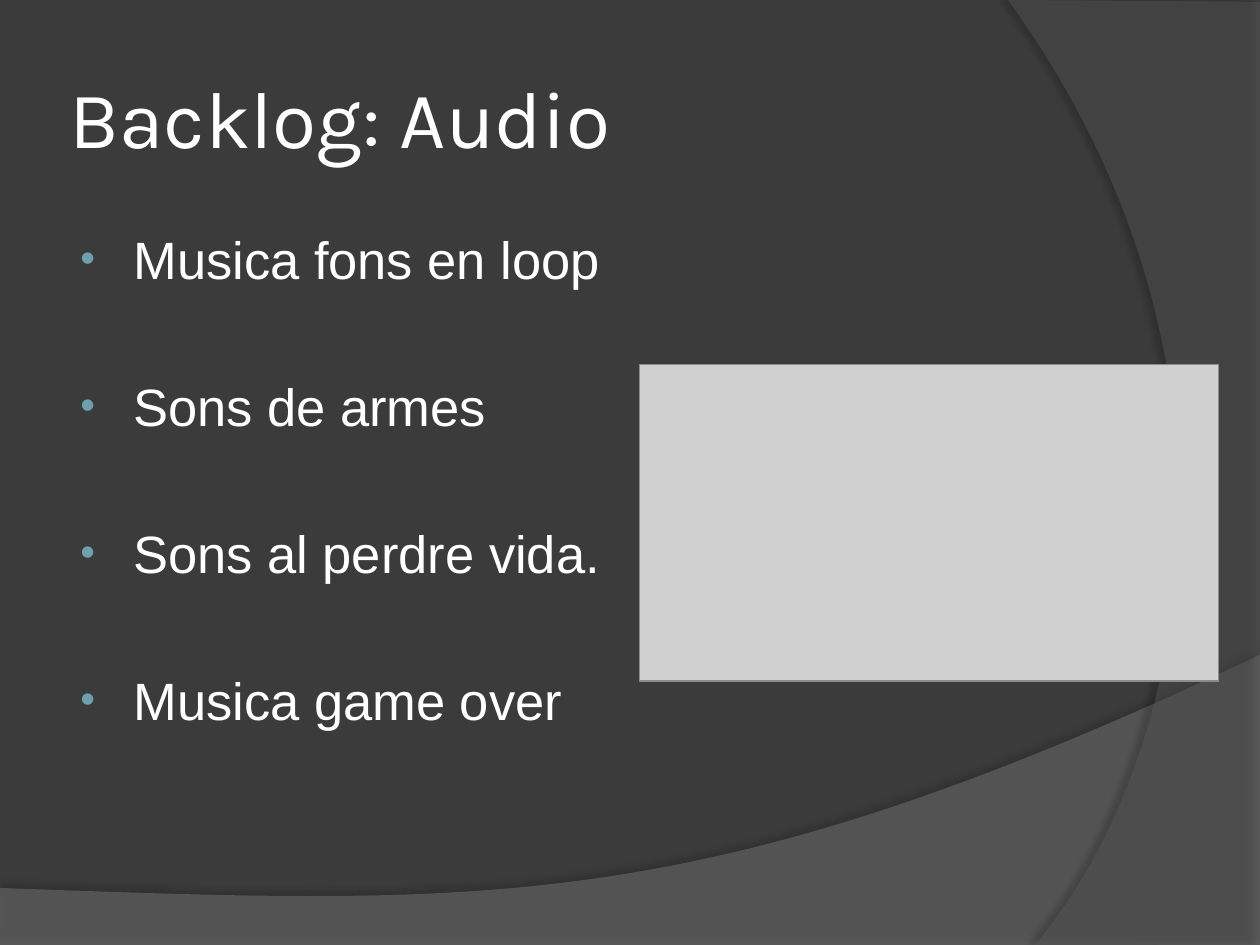
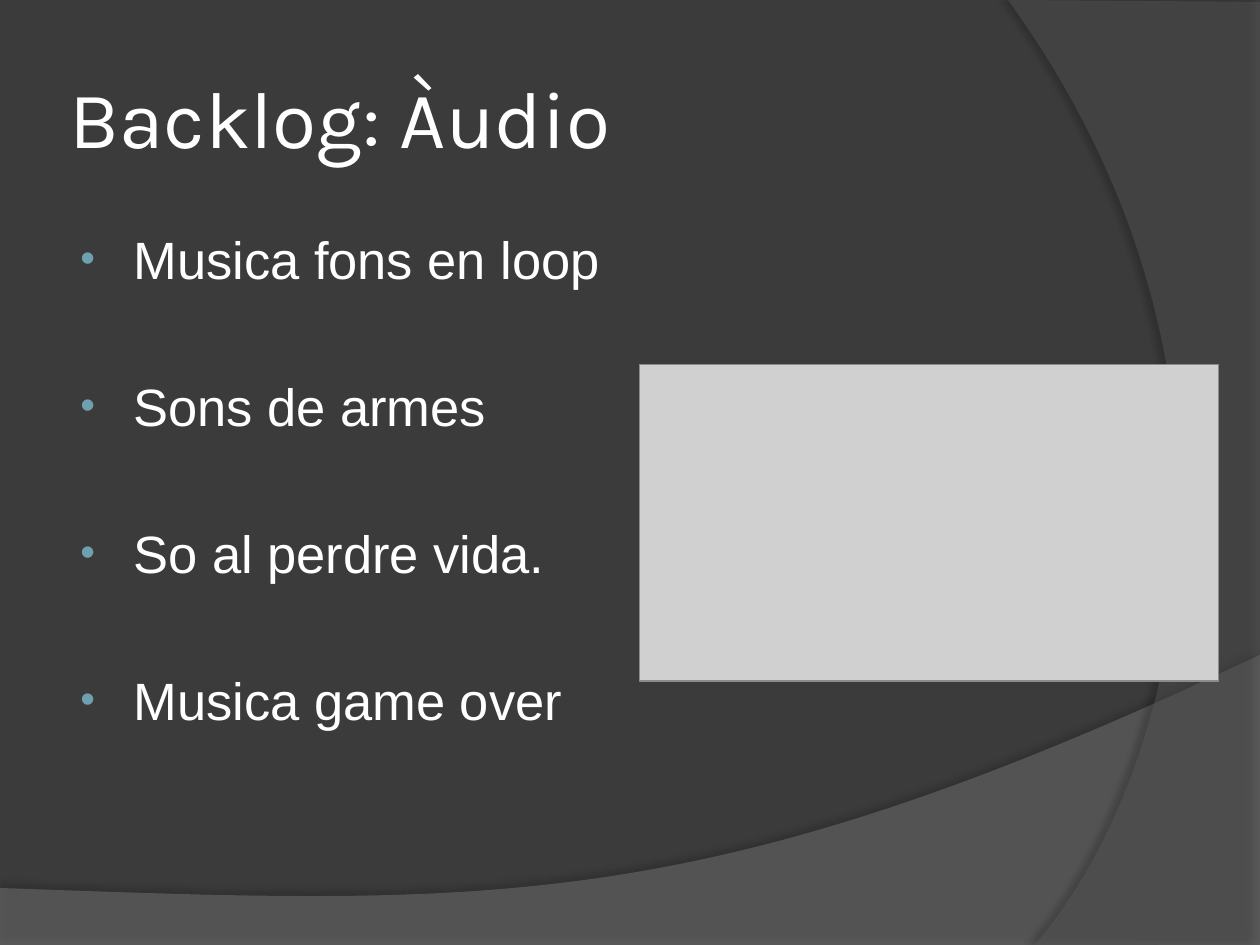
Before and after one commit to OriolGarciaFores/Projecte_Storm_Bullets, a slide deck: slide 8 of M013_UF1_Prototip_2_Oriol_Garcia/Prototip 2.pptx. Drawn at 1260x945 pixels with LibreOffice and Linux fonts; fonts in the diff are those of the drawing; grey boxes stand for pictures. Boxes give left, top, right and bottom in pixels: in the first picture for what was removed or moved away, otherwise in the second. Text is boxed around its words. In the diff, an @@ line names an element or a change of style, - is before the commit and + after.

```diff
--- a/M013_UF1_Prototip_2_Oriol_Garcia/Prototip 2.pptx
+++ b/M013_UF1_Prototip_2_Oriol_Garcia/Prototip 2.pptx
@@ title at <box>69,76,611,168</box>: text changed @@
-Backlog: Audio
+Backlog: Àudio
@@ text at <box>133,535,545,584</box>: text changed @@
-• Sons al perdre vida.
+• So al perdre vida.
```
Also in this commit, not shown: 2 other slides changed, 2 other files.
